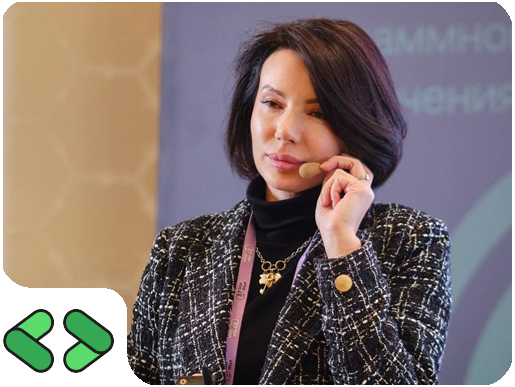
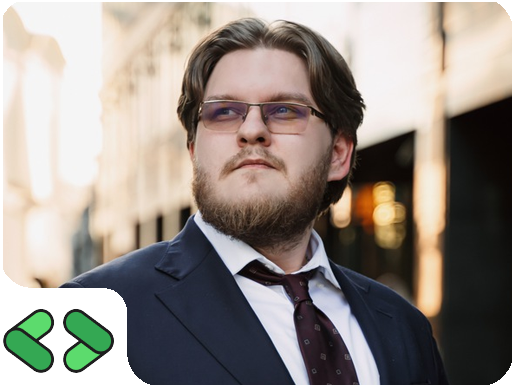
Layer changes from the first 515 × 387 image to the second:
added layer "Слой 11" above "Слой 10" over bbox(3, 2, 512, 385)
hid "Слой 9" over bbox(3, 2, 512, 385)
showed "Слой 1" over bbox(3, 2, 512, 385)